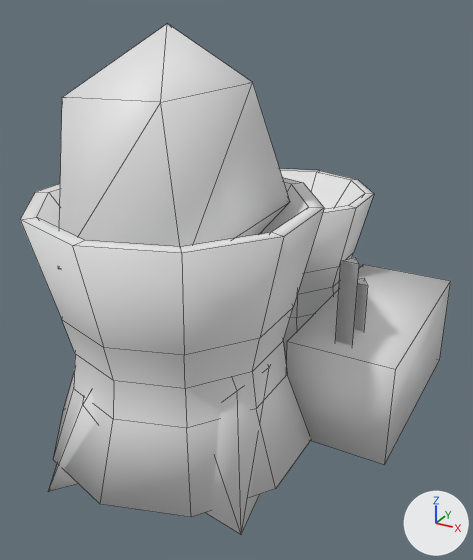
The FBX model Assets/Models - sar/objetos.fbx, before and after one commit.
Camera for both pictures: a 50 mm camera at (2.41, -3.52, 2.27) aimed at (0.14, 0.62, 0.2). Every picture has the same lights, and +X, +Y and +Z are marked at lower right. Mesh edges are drawn as thin lines. Vertices at the same position are counted once.

The older version as bpy lines, for what is in view:
```python
me_cone = bpy.data.meshes.new('Cone')
me_cone.from_pydata(...)  # 48 vertices, 61 faces; spans x -0.89..0.88, y -0.89..0.88, z -1.0..0.58
me_cone.materials.append(mat_material_002)  # white #e7e7e7
me_cylinder_001 = bpy.data.meshes.new('Cylinder.001')
me_cylinder_001.from_pydata(...)  # 142 vertices, 138 faces; spans x -0.95..1.52, y -1.0..2.6, z -0.82..1.0
me_cylinder_001.materials.append(mat_material_001)  # white #e7e7e7
me_icosphere = bpy.data.meshes.new('Icosphere')
me_icosphere.from_pydata(...)  # 21 vertices, 26 faces; spans x -0.89..0.62, y -0.85..0.74, z -2.04..1.34
ob_cone = bpy.data.objects.new('Cone', me_cone)
ob_cone.location = (0.0, 0.0, -0.051)
ob_cylinder = bpy.data.objects.new('Cylinder', me_cylinder_001)
ob_cylinder.location = (0.0, 0.0, 0.0)
ob_icosphere = bpy.data.objects.new('Icosphere', me_icosphere)
ob_icosphere.location = (0.0, 0.0, 0.758)
```
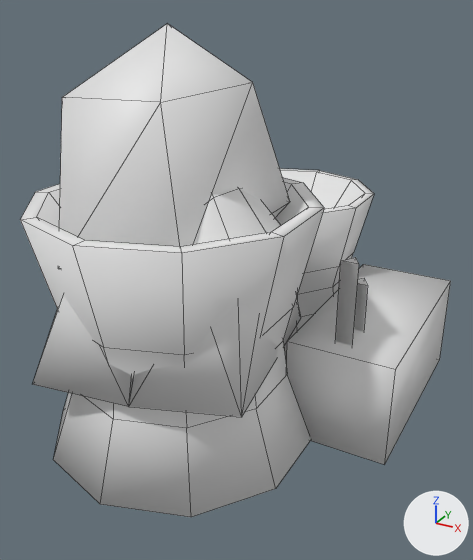
The change, as a list of edits to the scene's bpy script:
```text
Change me_cone:
    where me_cone.from_pydata(...)  # 48 vertices, 61 faces; spans x -0.89..0.88, y -0.89..0.88, z -1.0..0.58
    used by ob_cone; location = (0.0, 0.0, -0.051)
    me_cone part 1: the 1 vertex in x 0.15, y -0.81, z -0.55 is moved by (0.0, 0.0, 0.49)
    me_cone part 2: all 43 vertices in x -0.74..0.74, y -0.76..0.73, z -0.22..0.58 are moved by (0.0, 0.0, 0.92)
    me_cone part 3: the 1 vertex in x -0.6, y -0.89, z -1.0 is moved by (0.0, 0.0, 0.92)
    me_cone part 4: the 1 vertex in x 0.88, y -0.68, z -0.89 is moved by (0.0, 0.0, 0.92)
```

Pixel boxes [x1, y1, x2, y2] of what changed, in the pictures (473 x 560 px; the box of a moved part takes in the faces that stretch with it):
'Cone', reshaped: before [48, 367, 270, 534]; after [33, 188, 301, 417]
part 1 of me_cone, moved or reshaped: before [83, 392, 96, 421]; after [108, 363, 151, 406]
part 2 of me_cone, moved or reshaped: before [83, 381, 243, 403]; after [196, 188, 281, 244]
part 3 of me_cone, moved or reshaped: before [48, 398, 96, 492]; after [33, 295, 129, 407]
part 4 of me_cone, moved or reshaped: before [205, 367, 270, 534]; after [129, 296, 301, 417]
